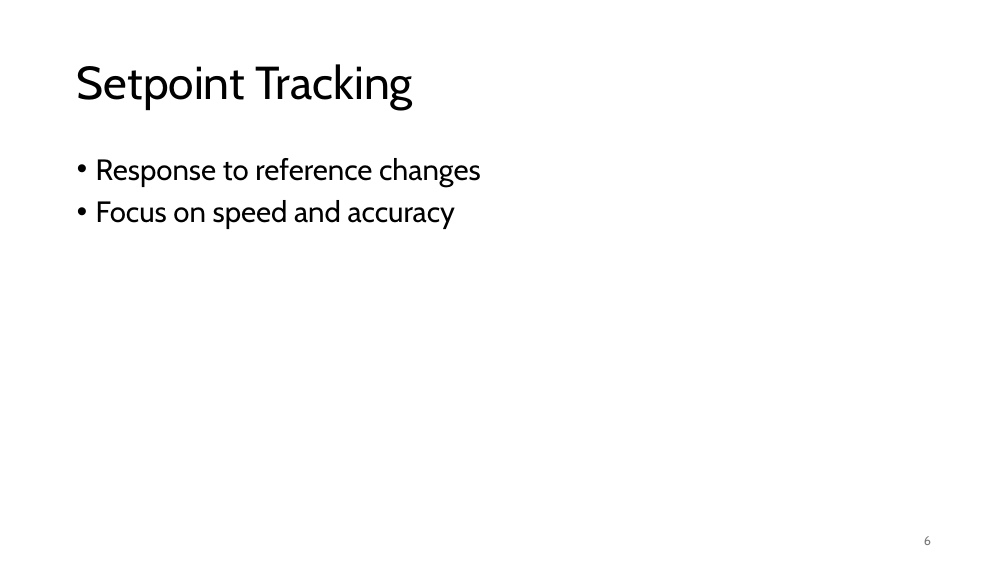
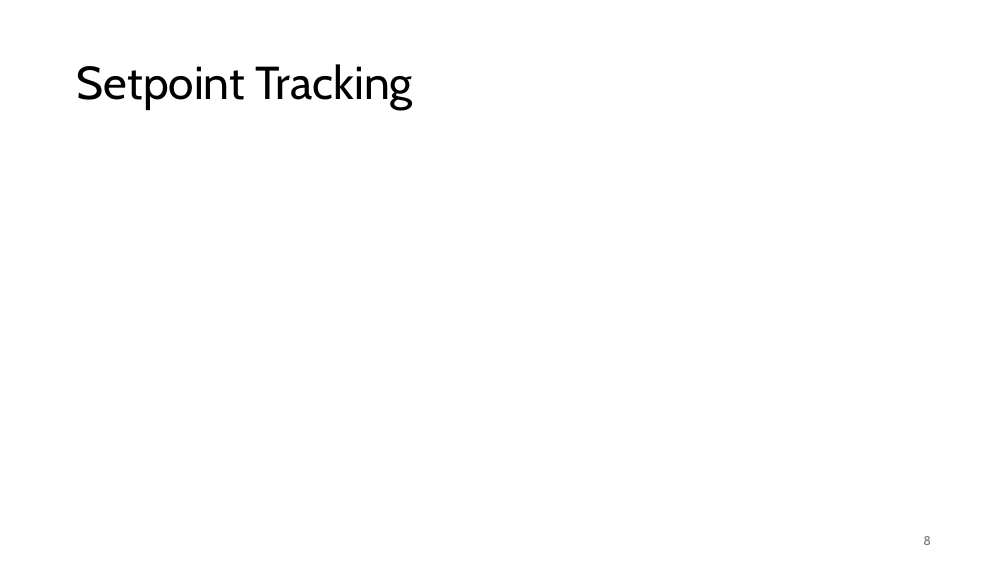
Before and after one commit to FelixWick/control_engineering, a slide deck: slide 8 of slides/5_controller_design.pptx (slide 6 before the commit). Drawn at 1008x567 pixels with LibreOffice and Linux fonts; fonts in the diff are those of the drawing; grey boxes stand for pictures. Boxes give left, top, right and bottom in pixels: in the first picture for what was removed or moved away, otherwise in the second. Text is boxed around its words. In the diff, an @@ line names an element or a change of style, - is before the commit and + after.

```diff
--- a/slides/5_controller_design.pptx
+++ b/slides/5_controller_design.pptx
@@ text removed at box(96, 158, 481, 229) @@
-• Response to reference changes
-• Focus on speed and accuracy
@@ page number at box(923, 536, 931, 545): text changed @@
-6
+8
```
Also in this commit, not shown: 3 other slides changed, 3 slides added.
